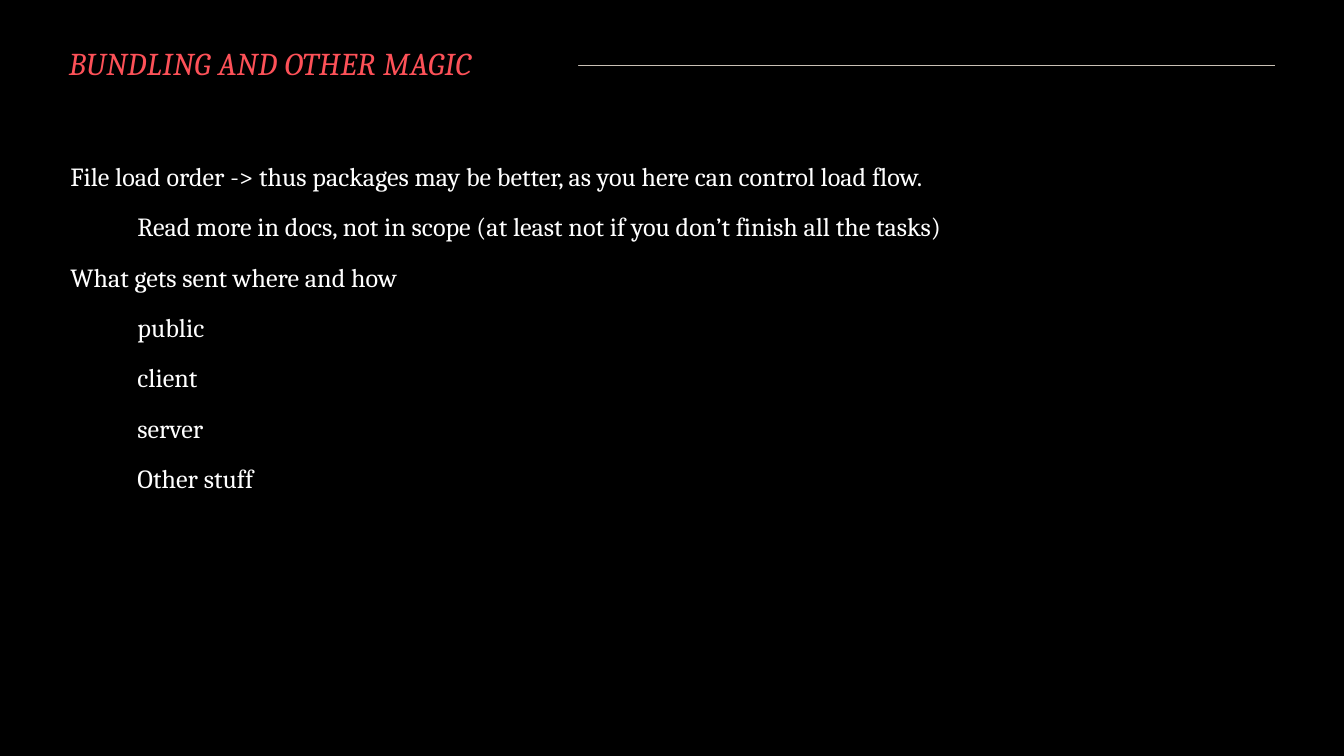
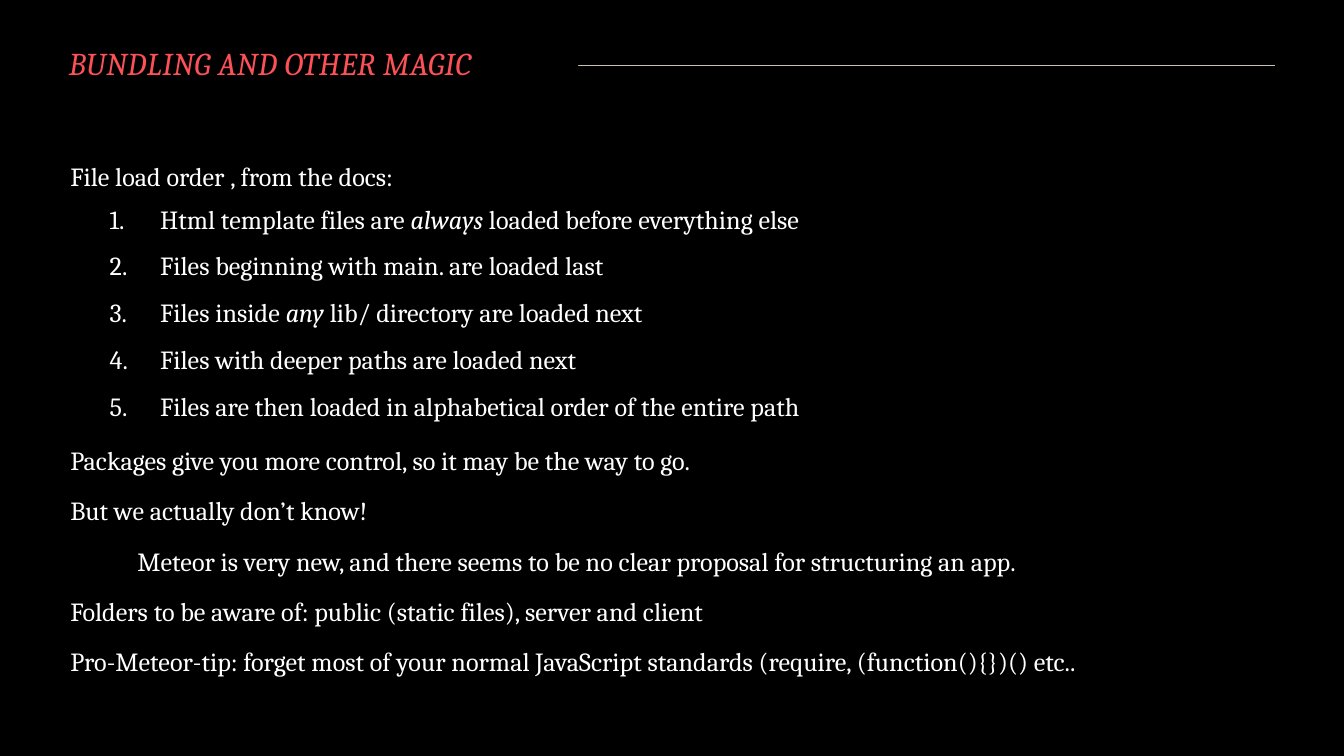
Before and after one commit to EirikV/meteor-workshop, a slide deck: slide 8 of private/Presentasjon.pptx (slide 7 before the commit). Drawn at 1344x756 pixels with LibreOffice and Linux fonts; fonts in the diff are those of the drawing. Boxes give left, top, right and bottom in pixels: in the first picture for what was removed or moved away, otherwise in the second. Text is boxed around its words. In the diff, an @@ line names an element or a change of style, - is before the commit and + after.

```diff
--- a/private/Presentasjon.pptx
+++ b/private/Presentasjon.pptx
@@ text at (x1=70, y1=167, x2=1076, y2=677): text changed @@
-File load order -> thus packages may be better, as you here can control load flow.
-Read more in docs, not in scope (at least not if you don’t finish all the tasks)
-What gets sent where and how
-public
-client
-server
-Other stuff
+File load order , from the docs:
+  1. Html template files are always loaded before everything else
+  2. Files beginning with main. are loaded last
+  3. Files inside any lib/ directory are loaded next
+  4. Files with deeper paths are loaded next
+  5. Files are then loaded in alphabetical order of the entire path
+Packages give you more control, so it may be the way to go.
+But we actually don’t know!
+Meteor is very new, and there seems to be no clear proposal for structuring an app.
+Folders to be aware of: public (static files), server and client
+Pro-Meteor-tip: forget most of your normal JavaScript standards (require, (function(){})() etc..
```
Also in this commit, not shown: 2 other slides changed, 3 slides added, 2 slides removed.
